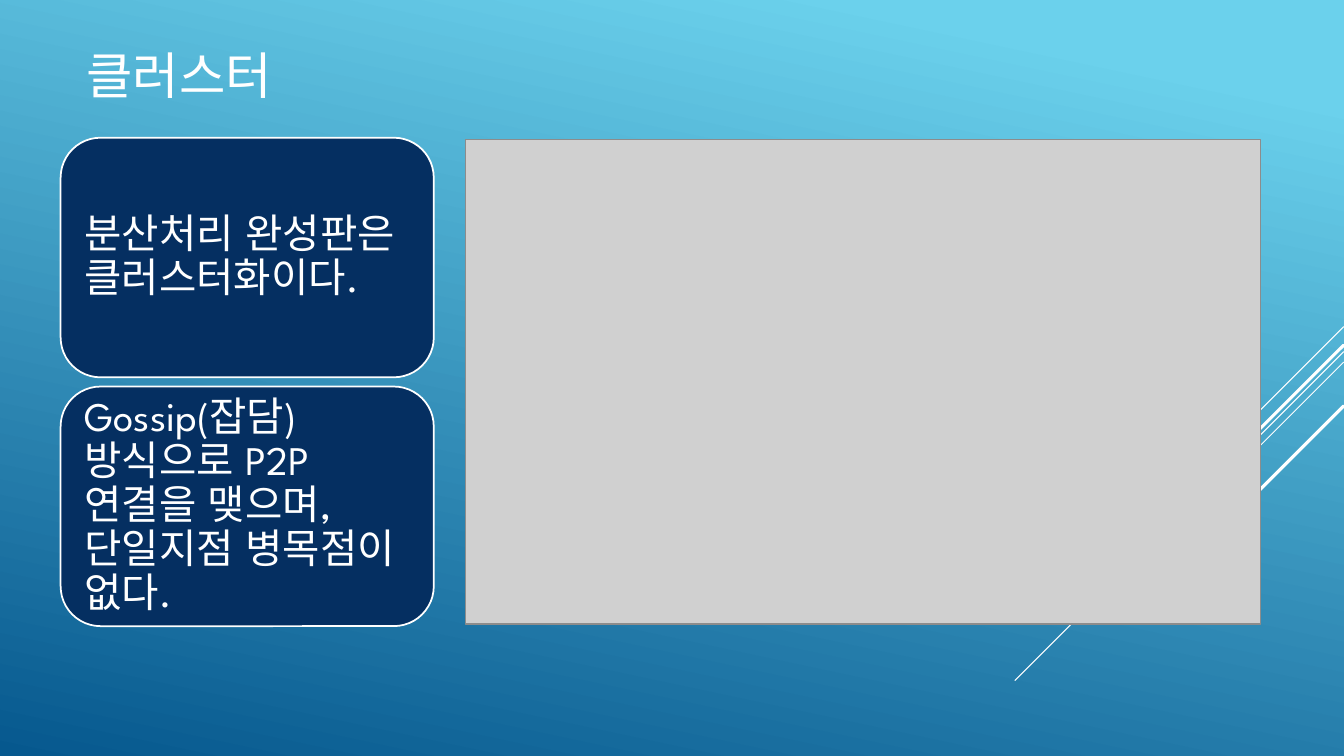
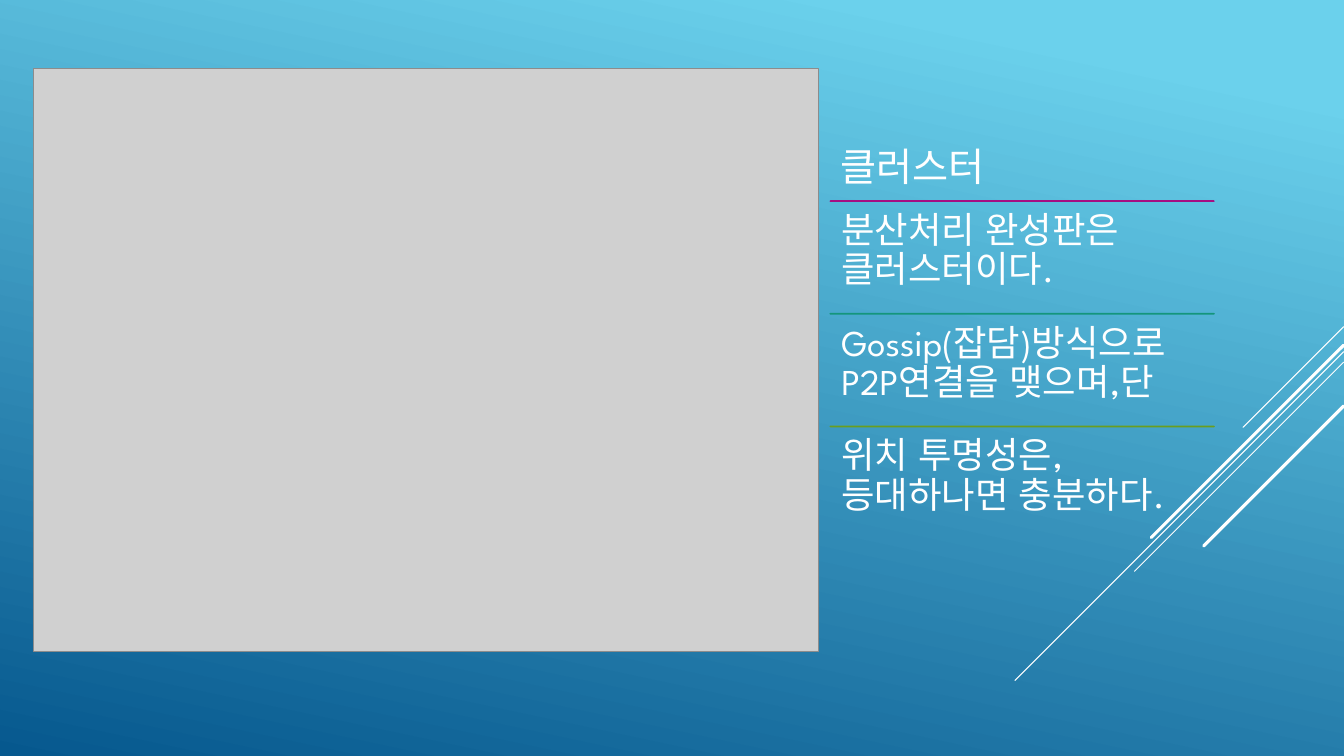
Before and after one commit to psmon/AkkaForNetCore, a slide deck: slide 21 of Doc/AKKA Introduce.pptx (slide 20 before the commit). Drawn at 1344x756 pixels with LibreOffice and Linux fonts; fonts in the diff are those of the drawing; grey boxes stand for pictures. Boxes give left, top, right and bottom in pixels: in the first picture for what was removed or moved away, otherwise in the second. Text is boxed around its words. In the diff, an @@ line names an element or a change of style, - is before the commit and + after.

```diff
--- a/Doc/AKKA Introduce.pptx
+++ b/Doc/AKKA Introduce.pptx
@@ picture added at [33,69,819,651] @@
@@ snip diag rect added at [68,69,792,651], fill #FFFFFF @@
@@ title "클러스터": place and size @@
-title "클러스터" at [87,52,273,98]
+title "클러스터" at [840,148,984,184]
@@ title "클러스터" at [840,148,984,184]: size 36 to 28 pt; vertical alignment middle to bottom @@
@@ rounded rectangle removed at [60,138,434,378] @@
@@ picture removed at [466,140,1261,624] @@
@@ text "분산처리 완성판은 클러스터이다." at [841,213,1119,285]: vertical alignment middle to top @@
@@ text at [841,213,1119,285]: text changed; size 29 to 26 pt @@
-분산처리 완성판은 클러스터화이다.
+분산처리 완성판은
+클러스터이다.
@@ text "Gossip(잡담)방식으로 P2P연결을 맺으며,단" at [841,326,1165,400]: vertical alignment middle to top @@
@@ text at [841,326,1165,400]: text changed; size 29 to 26 pt @@
-Gossip(잡담)방식으로 P2P연결을 맺으며,단일지점 병목점이 없다.
+Gossip(잡담)방식으로 P2P연결을 맺으며,단
@@ rounded rectangle removed at [60,387,434,627] @@
@@ group removed at [1015,327,1344,681]: 5 lines @@
@@ group added at [1015,327,1344,681]: 5 lines @@
@@ group added at [831,201,1214,511]: 3 lines, 1 text @@
+위치 투명성은,등대하나면 충분하다.
```
Also in this commit, not shown: 18 other slides changed, 1 slide added, 1 other file.
